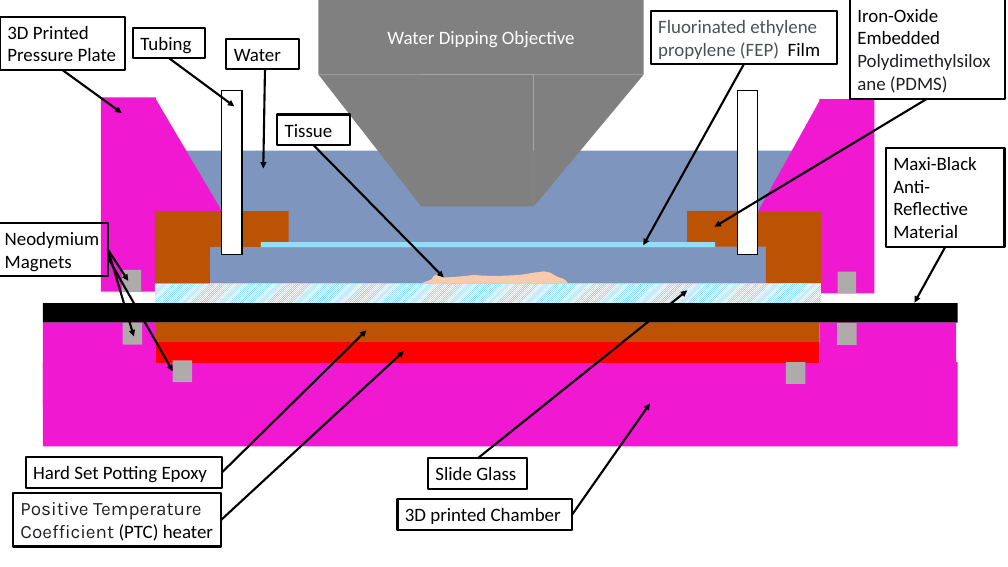
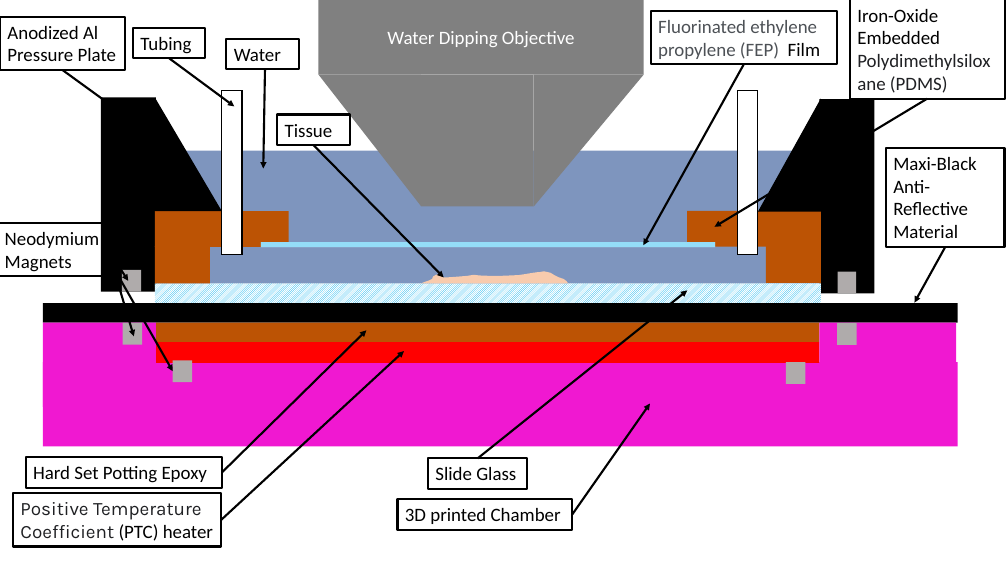
Before and after one commit to mdanderson03/SpectrePlex, a slide deck: slide 3 of 3D model/Technical Drawings/Views_technical_drawings V5.1.pptx (slide 4 before the commit). Drawn at 1008x567 pixels with LibreOffice and Linux fonts; fonts in the diff are those of the drawing. Boxes give left, top, right and bottom in pixels: in the first picture for what was removed or moved away, otherwise in the second. Text is boxed around its words. In the diff, an @@ line names an element or a change of style, - is before the commit and + after.

```diff
--- a/3D model/Technical Drawings/Views_technical_drawings V5.1.pptx
+++ b/3D model/Technical Drawings/Views_technical_drawings V5.1.pptx
@@ text in rectangle at (x1=7, y1=26, x2=116, y2=61): text changed @@
-3D Printed Pressure Plate
+Anodized Al Pressure Plate
@@ fill #F018D1 to #000000 in 4 elements at (x1=820, y1=99, x2=875, y2=293), (x1=101, y1=98, x2=157, y2=292), (x1=155, y1=98, x2=222, y2=211), (x1=758, y1=98, x2=821, y2=212) @@
```
Also in this commit, not shown: 1 slide added, 4 other files.
